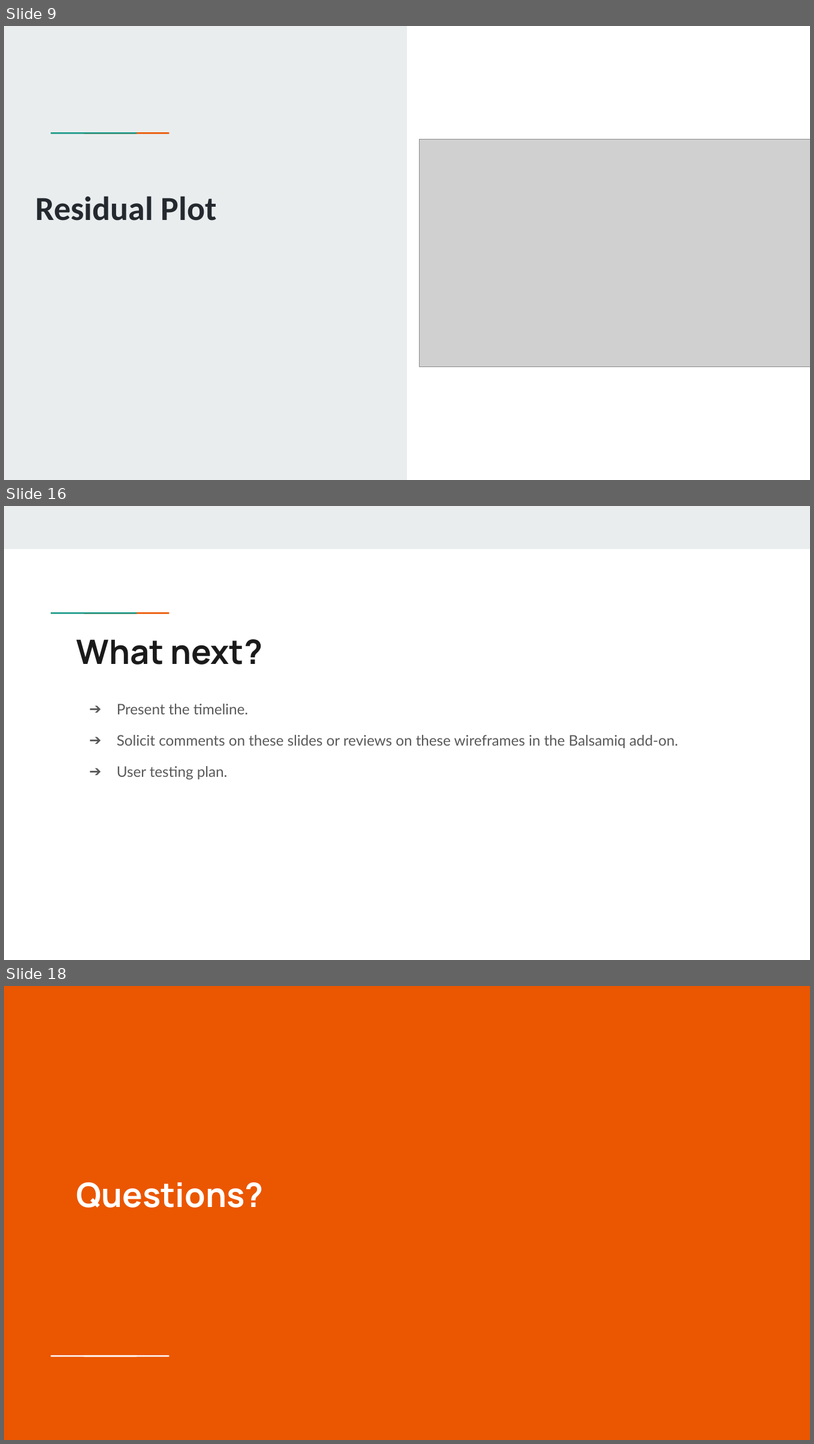
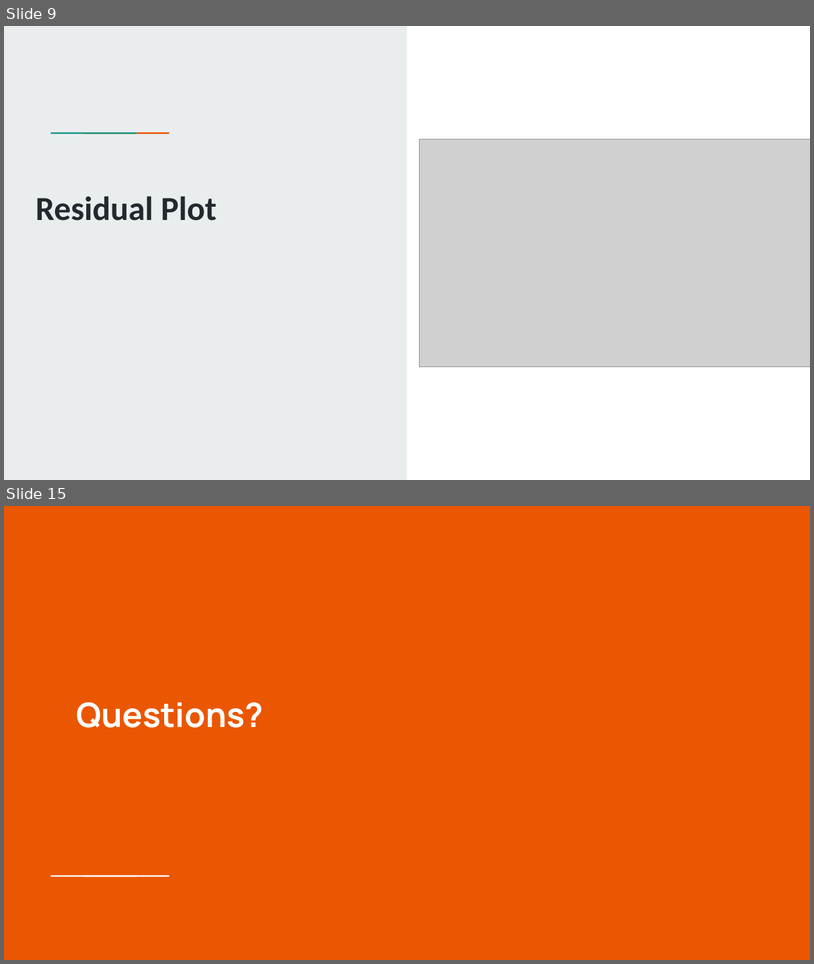
Before and after one commit to Jarney903/Red-ProjectHub, a slide deck: Presentation/Presentation1.pptx. Shown one above the other, each under a label of ours: slides 9, 16 and 18 before the commit, slides 9 and 15 after it; the slides between them are not shown. The pictures are 814x1444 and 814x964 pixels, drawn with LibreOffice and Linux fonts; fonts in the diff are those of the drawing; grey boxes stand for pictures. Boxes give left, top, right and bottom in pixels: in the first picture for what was removed or moved away, otherwise in the second. Text is boxed around its words. In the diff, an @@ line names an element or a change of style, - is before the commit and + after.

```diff
--- a/Presentation/Presentation1.pptx
+++ b/Presentation/Presentation1.pptx
@@ slide 16 removed at <box>4,506,810,960</box>, background #FFFFFF; not listed: 2 template elements that a slide beside it also shows @@
@@ rectangle removed at <box>4,506,810,549</box> @@
@@ title removed at <box>77,639,263,664</box> @@
-What next?
@@ text removed at <box>117,703,678,780</box> @@
-➔ Present the timeline.
-➔ Solicit comments on these slides or reviews on these wireframes in the Balsamiq add-on.
-➔ User testing plan.
@@ what was slide 18 is now slide 15 @@
```
Also in this commit, not shown: 1 slide changed, 6 slides added, 7 other slides removed.
